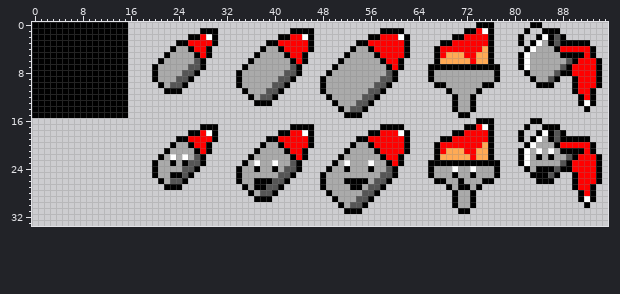
Pixel-art file -- Assets/Sprites/cursors.ase. That is the earlier state.
96x64 pixels, 1 frame. Shown: x 0..95, y 0..33.
Now the later version:
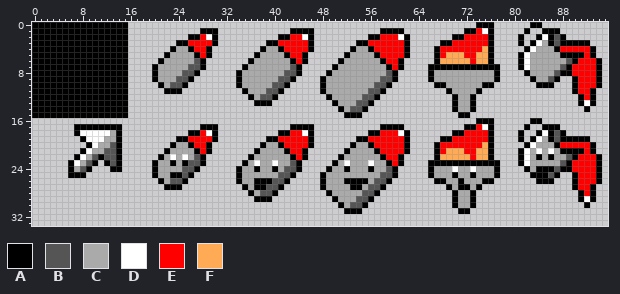
Palette (. is transparent): A #000000  B #555555  C #aaaaaa  D #ffffff  E #ff0000  F #ffaa55
Difference:
@@ x 4..16 @@
 16 .............
-17 .............
-18 .............
-19 .............
-20 .............
-21 .............
-22 .............
-23 .............
-24 .............
-25 .............
+17 ...AAAAAAAA..
+18 ...ADDDDDCA..
+19 ....ADDDCCA..
+20 .....ADCCBA..
+21 ....ADCCBBA..
+22 ...ADCBABBA..
+23 ..ADCBA.ABA..
+24 ..ACBA...AA..
+25 ..AAA........
 26 .............
Boxes around the changes in both pictures, in picture pixels (x1, y1, x2, y2):
added: (68, 124, 122, 178)
